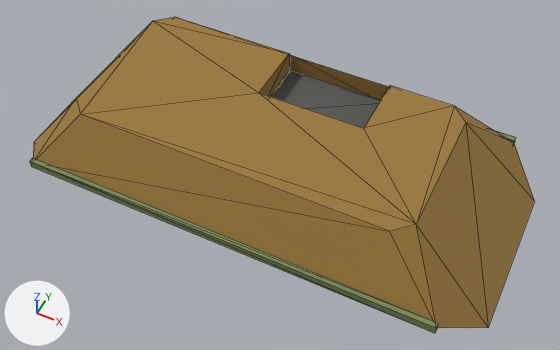
Renders of the glTF model game/public/models/base_carrier.glb from each side of a commit.
Camera for both pictures: a camera (50 mm lens) standing at (2.87, -5.65, 6.63) and looking at (0.1, -0.1, -0.3). The lights are fixed; the arrows at lower left show +X, +Y and +Z. The first picture is the older version. Mesh edges are drawn as thin lines. Vertices at exactly the same position are counted once.

Before the edit, the objects in view are built like this:
```python
me_hull = bpy.data.meshes.new('hull')
me_hull.from_pydata(...)  # 248 vertices, 530 faces; spans x -2.92..2.92, y -1.45..1.45, z -0.99..0.6
# faces by material slot: [264, 12, 230, 24]
me_hull.materials.append(mat_paint)  # brown #9c7a3e
me_hull.materials.append(mat_metal)  # dark grey #5a5a58
me_hull.materials.append(mat_under)  # black #2e2a26
me_hull.materials.append(mat_trim)  # green #7e8a5a
ob_base_carrier = bpy.data.objects.new('base_carrier', me_hull)
ob_base_carrier.location = (0.0, 0.0, 0.0)
```
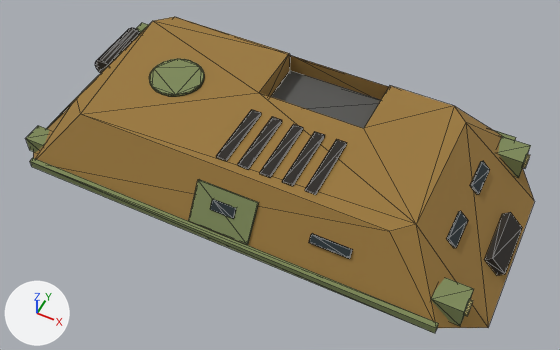
The change, as a diff of the scene's bpy script:
```diff
--- a/game/public/models/base_carrier.glb.py
+++ b/game/public/models/base_carrier.glb.py
@@ mat_glass @@
+mat_glass = principled_material('glass')
+mat_glass.base_color = (0.0232, 0.0343, 0.0395)  # dark grey #2a3438
+mat_glass.roughness = 1.0
@@ mat_red @@
+mat_red = principled_material('red')
+mat_red.base_color = (0.745, 0.0296, 0.0144)  # red #e03020
+mat_red.roughness = 1.0
@@ mat_light @@
+mat_light = principled_material('light')
+mat_light.base_color = (1.0, 0.871, 0.352)  # yellow #fff0a0
+mat_light.roughness = 1.0
@@ me_hull @@
 # used by ob_base_carrier; location = (0.0, 0.0, 0.0)
-me_hull.from_pydata(...)  # 248 vertices, 530 faces; spans x -2.92..2.92, y -1.45..1.45, z -0.99..0.6
+me_hull.from_pydata(...)  # 640 vertices, 1198 faces; spans x -2.92..2.92, y -1.45..1.45, z -0.99..0.63
+# me_hull part 1: a new loose piece, a 16-sided cylinder along y spanning x -2.78..-2.52, y 0.27..1.02, z -0.1..0.16, in mat_under (black #2e2a26)
+# me_hull part 2: a new loose piece, a box spanning x -0.255..-0.135, y -0.9..-0.1, z 0.6..0.63, in mat_under (black #2e2a26)
+# me_hull part 3: a new loose piece, a box spanning x 0.005..0.125, y -0.9..-0.1, z 0.6..0.63, in mat_under (black #2e2a26)
+# me_hull part 4: a new loose piece, a box spanning x 0.265..0.385, y -0.9..-0.1, z 0.6..0.63, in mat_under (black #2e2a26)
+# me_hull part 5: a new loose piece, a box spanning x 0.525..0.645, y -0.9..-0.1, z 0.6..0.63, in mat_under (black #2e2a26)
+# me_hull part 6: a new loose piece, a box spanning x 0.785..0.905, y -0.9..-0.1, z 0.6..0.63, in mat_under (black #2e2a26)
+# me_hull part 7: a new loose piece, a box spanning x 2.33..2.67, y 0.95..1.25, z -0.11..0.15, in mat_trim (green #7e8a5a)
+# me_hull part 8: a new loose piece, a box spanning x 2.33..2.67, y -1.25..-0.95, z -0.11..0.15, in mat_trim (green #7e8a5a)
+# me_hull part 9: a new loose piece, a box spanning x -2.68..-2.42, y 1.0..1.24, z -0.1..0.1, in mat_trim (green #7e8a5a)
+# me_hull part 10: a new loose piece, a box spanning x -2.68..-2.42, y -1.24..-1.0, z -0.1..0.1, in mat_trim (green #7e8a5a)
+# me_hull part 11: a new loose piece, a 24-sided cylinder along z spanning x -1.62..-0.98, y -0.32..0.32, z 0.6..0.63, in mat_trim (green #7e8a5a)
+# me_hull part 12: a new loose piece, a 16-sided cylinder along x spanning x 2.66..2.7, y 1.015..1.185, z -0.055..0.115, in mat_light (yellow #fff0a0)
+# me_hull part 13: a new loose piece, a 16-sided cylinder along x spanning x 2.66..2.7, y -1.185..-1.015, z -0.055..0.115, in mat_light (yellow #fff0a0)
+# me_hull part 14: 40 vertices added at x 1.0..2.9, y -1.25..1.25, z -0.3..0.35
+# me_hull part 15: 24 vertices added at x -0.36..0.36, y -1.4..-1.11, z -0.47..0.43
+# me_hull part 16: 24 vertices added at x -2.85..-2.24, y -0.9..0.95, z -0.25..0.48
+# other edits to the shape of me_hull do not show in these pictures
 me_hull.materials.append(mat_paint)
@@ me_hull @@
 me_hull.materials.append(mat_trim)
+me_hull.materials.append(mat_glass)  # dark grey #2a3438
+me_hull.materials.append(mat_light)  # yellow #fff0a0
+me_hull.materials.append(mat_red)  # red #e03020
```

Where the change shows, as pixel boxes [x1, y1, x2, y2] in the pictures (560 x 350 px):
'base_carrier', reshaped: before [30, 17, 534, 333]; after [26, 17, 534, 333]
part 1 of me_hull, added: after [95, 28, 140, 73]
part 2 of me_hull, added (black): after [216, 109, 261, 161]
part 3 of me_hull, added (black): after [238, 116, 282, 169]
part 4 of me_hull, added: after [260, 124, 303, 178]
part 5 of me_hull, added (black): after [282, 131, 325, 186]
part 6 of me_hull, added: after [305, 139, 347, 195]
part 7 of me_hull, added (green): after [498, 136, 531, 178]
part 8 of me_hull, added (green): after [431, 278, 474, 326]
part 9 of me_hull, added (mostly hidden): after [136, 23, 148, 33]
part 10 of me_hull, added: after [26, 126, 50, 152]
part 11 of me_hull, added (green): after [149, 59, 204, 97]
part 12 of me_hull, added: after [523, 154, 530, 169]
part 13 of me_hull, added: after [464, 299, 473, 316]
part 14 of me_hull, added: after [309, 161, 522, 275]
part 15 of me_hull, added: after [189, 179, 259, 245]
part 16 of me_hull, added: after [46, 55, 119, 129]
